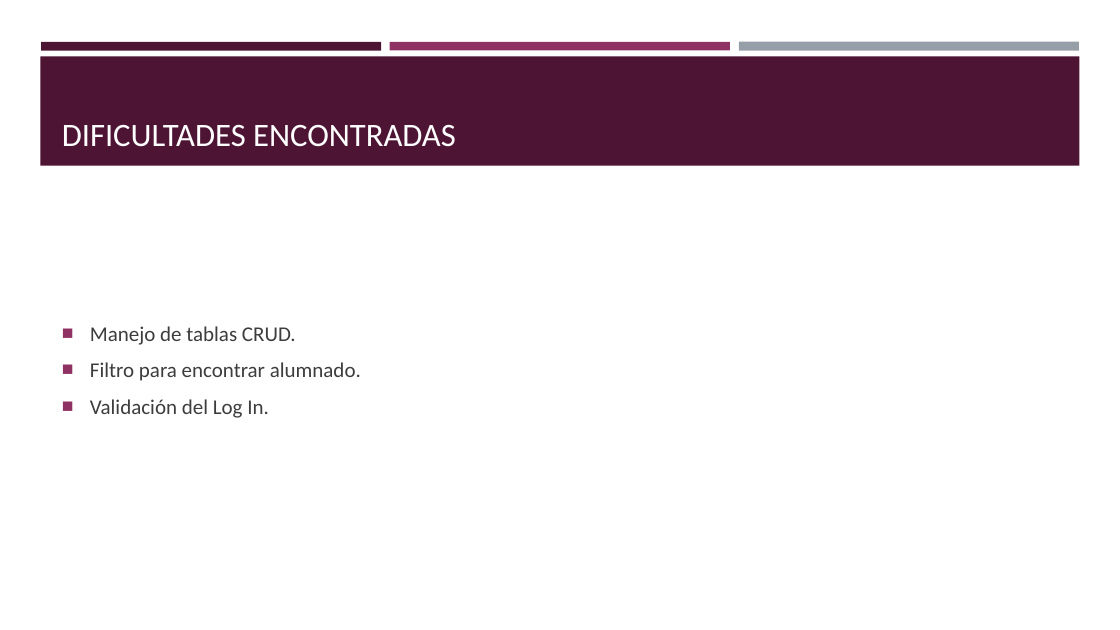
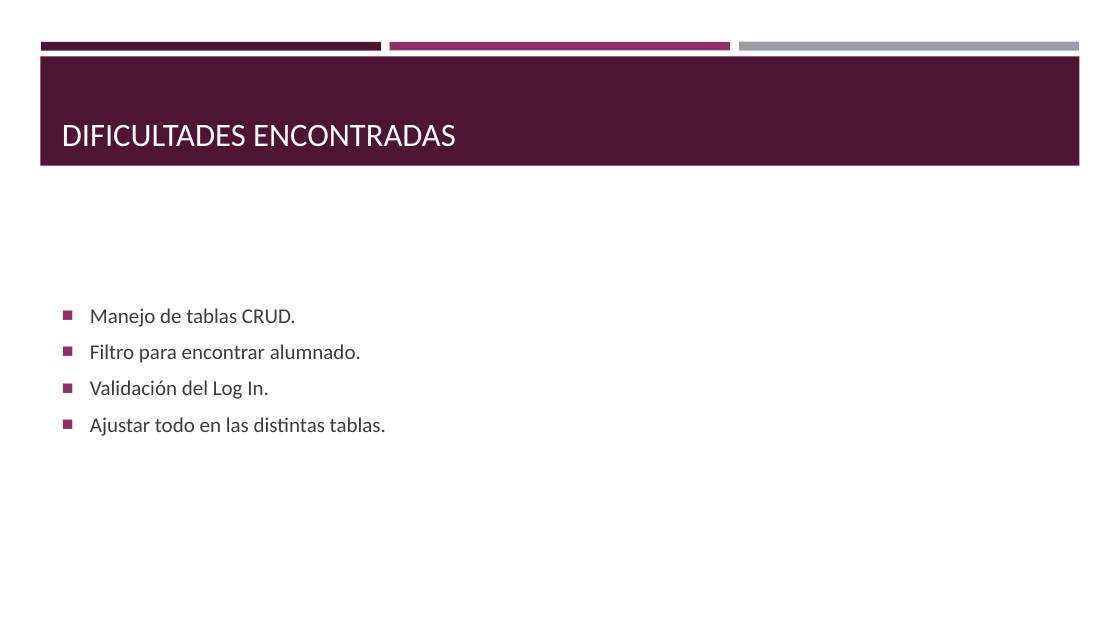
Before and after one commit to Chicago-Melimpio/alumnosProfes, a slide deck: slide 6 of Equipo 4+1.pptx. Drawn at 1120x630 pixels with LibreOffice and Linux fonts; fonts in the diff are those of the drawing. Boxes give left, top, right and bottom in pixels: in the first picture for what was removed or moved away, otherwise in the second. Text is boxed around its words. In the diff, an @@ line names an element or a change of style, - is before the commit and + after.

```diff
--- a/Equipo 4+1.pptx
+++ b/Equipo 4+1.pptx
@@ text at (90, 417, 386, 436): paragraph added @@
+■ Ajustar todo en las distintas tablas.
```
Also in this commit, not shown: 1 slide added.
